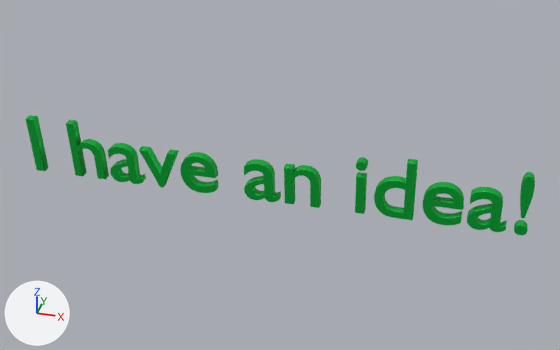
The Blender file blender/positive_text.blend, before and after one commit.
Camera for both pictures: a 50 mm lens placed at (9.48, -13.32, 8.83), pointed at (5.82, 0.04, 0.68). Lighting does not change. The marker at lower left points along +X, +Y and +Z. Text is drawn in Blender's own font.

The older version as bpy lines, for what is in view:
```python
mat_material_001 = principled_material('Material.001')
mat_material_001.base_color = (0.0, 0.565, 0.0545)  # green #00c642
mat_material_001.metallic = 0.588
txt_text = bpy.data.curves.new('Text', 'FONT')
txt_text.body = 'I have an idea!'
txt_text.materials.append(mat_material_001)  # green #00c642
txt_text.bevel_resolution = 2
txt_text.extrude = 0.08
txt_text.bevel_depth = 0.01
txt_text.size = 1.9
ob_text = bpy.data.objects.new('Text', txt_text)
ob_text.location = (0.0, 0.0, 0.0)
ob_text.rotation_euler = (1.598, -0.0164, 0.0)  # degrees (92, -0.9, 0)
```
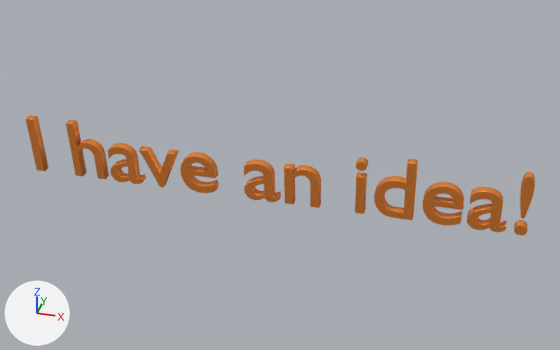
What differs and where, as boxes [x1, y1, x2, y2] in the pictures (560 x 350 px):
'Text', recoloured
    both: [26, 115, 535, 235]

What changed in the scene script:
```text
Change mat_material_001:
    mat_material_001.base_color: (0.0, 0.565, 0.0545) -> (1.0, 0.296, 0.0497)  # green #00c642 -> orange #ff943f
```
